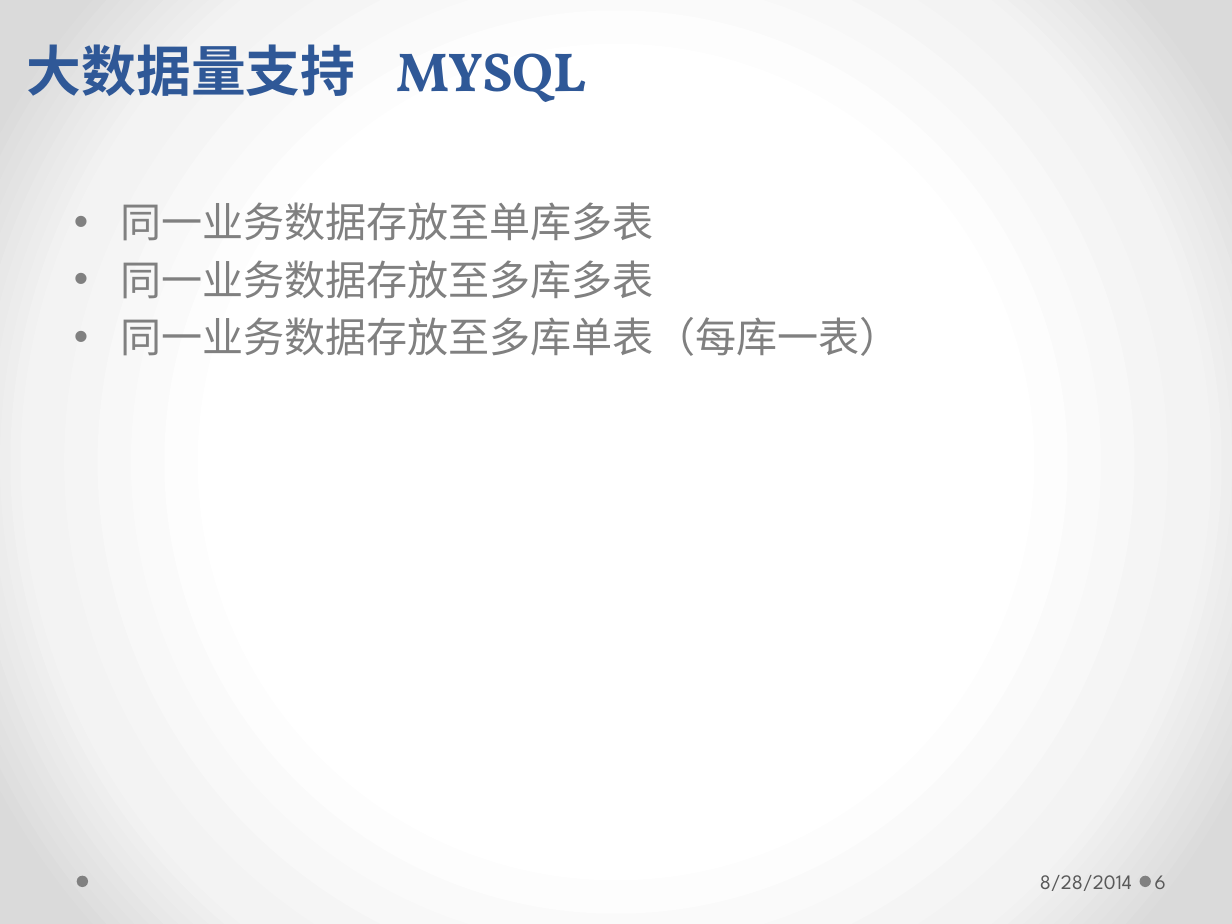
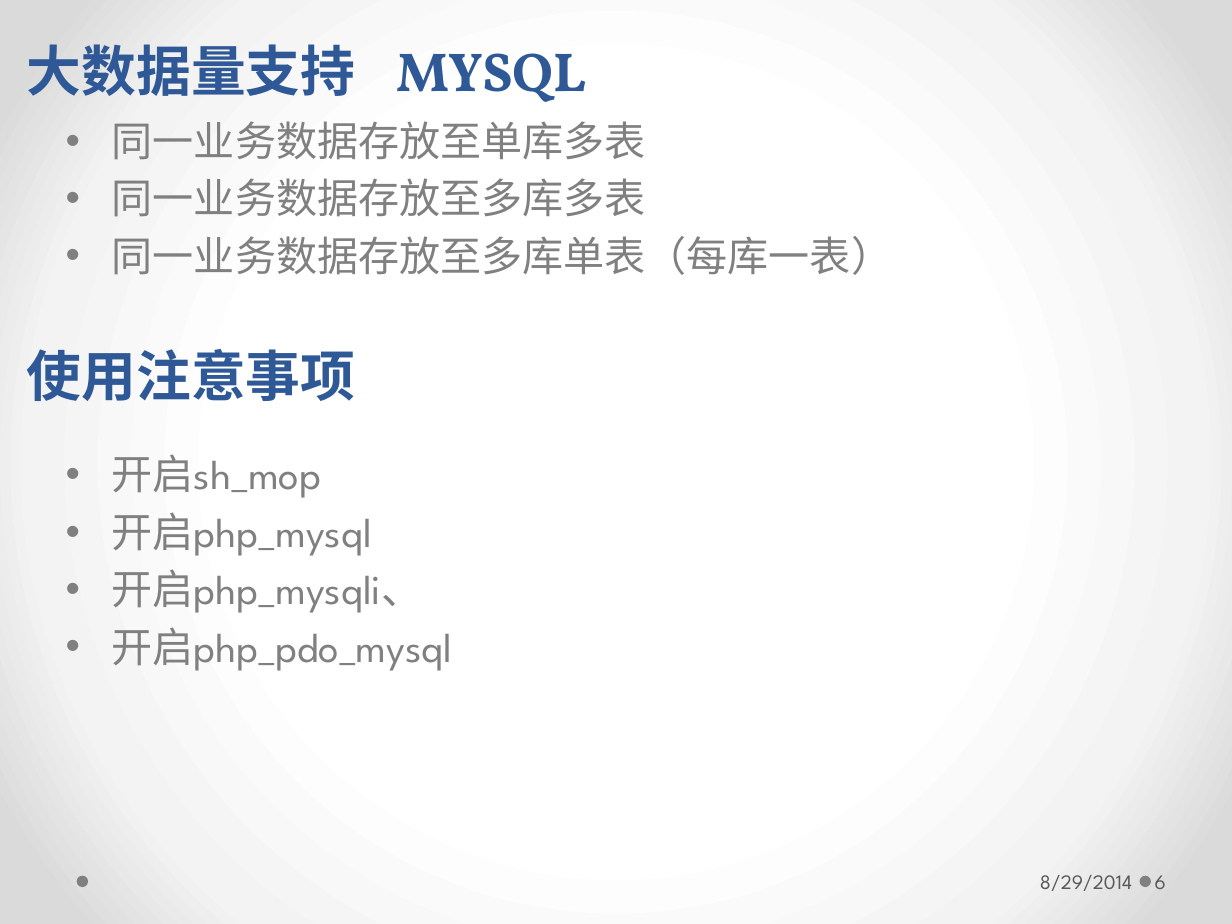
Before and after one commit to longhaisheng/dbroute, a slide deck: slide 6 of dbroute.pptx. Drawn at 1232x924 pixels with LibreOffice and Linux fonts; fonts in the diff are those of the drawing. Boxes give left, top, right and bottom in pixels: in the first picture for what was removed or moved away, otherwise in the second. Text is boxed around its words. In the diff, an @@ line names an element or a change of style, - is before the commit and + after.

```diff
--- a/dbroute.pptx
+++ b/dbroute.pptx
@@ text "同一业务数据存放至单库多表": place and size @@
-text "同一业务数据存放至单库多表" at (120, 202, 900, 356)
+text "同一业务数据存放至单库多表" at (112, 121, 892, 275)
@@ text added at (27, 349, 356, 401), 32 pt, text #2F5897, bold @@
+使用注意事项
@@ text added at (112, 454, 452, 671), 24 pt, text #808080 @@
+• 开启sh_mop
+• 开启php_mysql
+• 开启php_mysqli、
+• 开启php_pdo_mysql
@@ text at (1040, 875, 1132, 891): text changed @@
-8/28/2014
+8/29/2014
```
Also in this commit, not shown: 27 other slides changed, 1 slide added.
